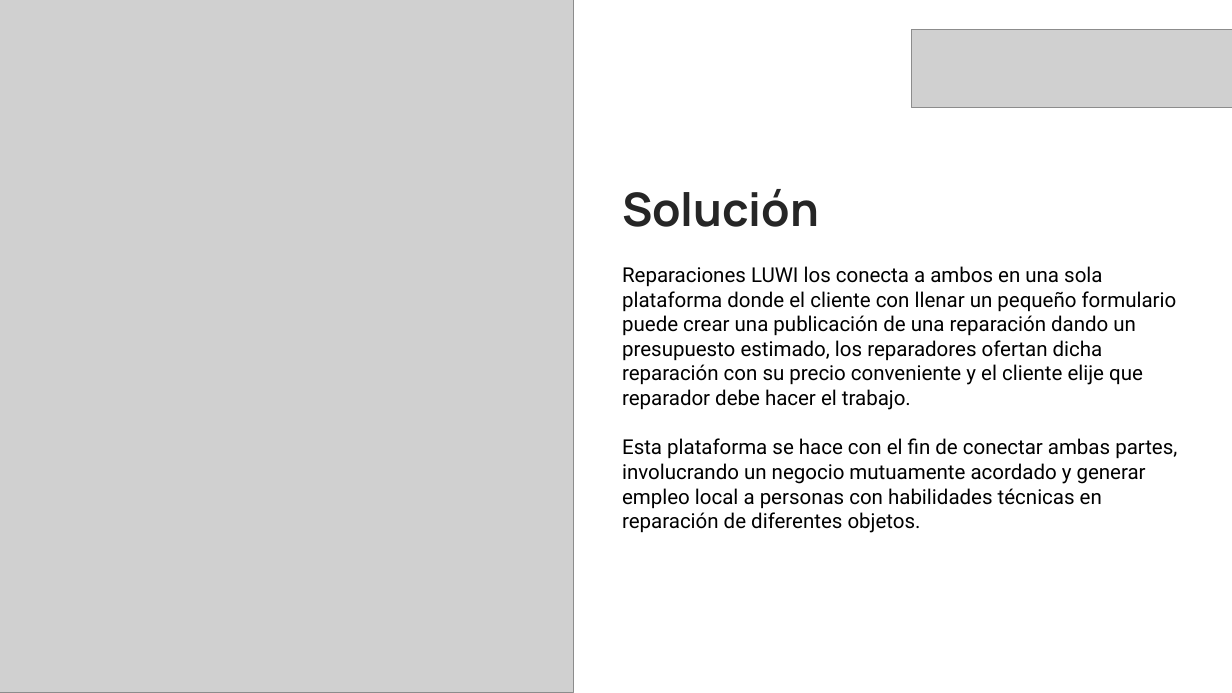
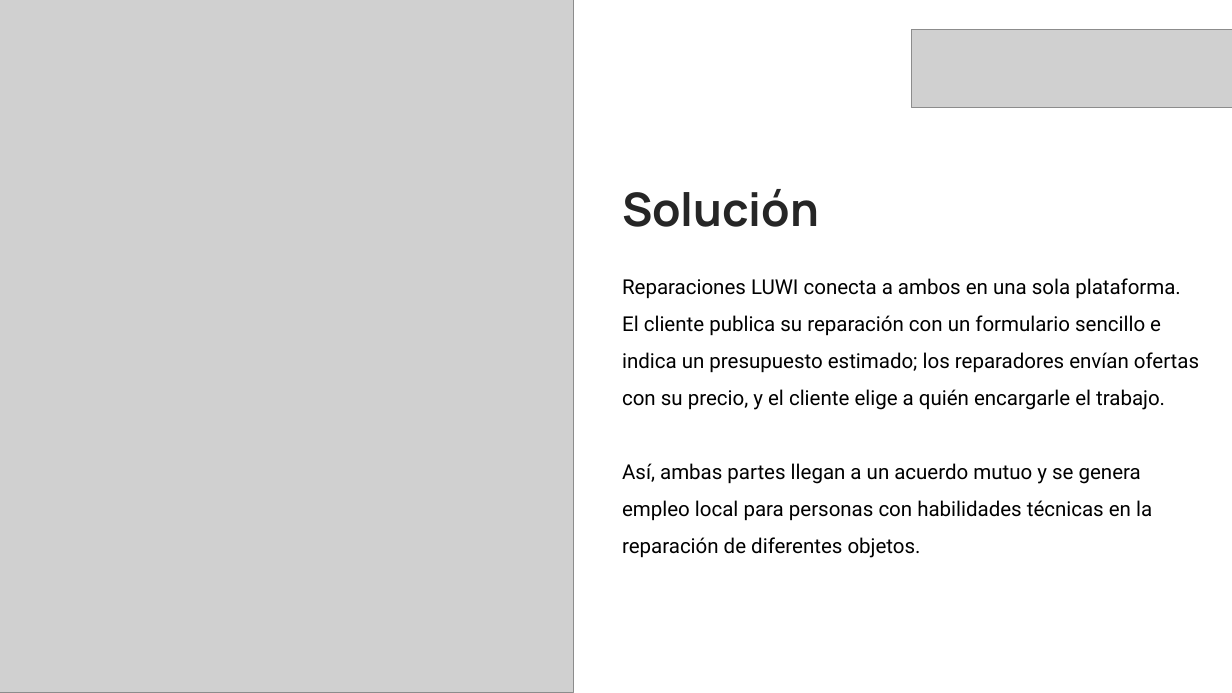
Before and after one commit to wilda1308/LuWi_Reparaciones, a slide deck: slide 4 of docs/Presentación Reparaciones LUWI SIE 2026.pptx. Drawn at 1232x693 pixels with LibreOffice and Linux fonts; fonts in the diff are those of the drawing; grey boxes stand for pictures. Boxes give left, top, right and bottom in pixels: in the first picture for what was removed or moved away, otherwise in the second. Text is boxed around its words. In the diff, an @@ line names an element or a change of style, - is before the commit and + after.

```diff
--- a/docs/Presentación Reparaciones LUWI SIE 2026.pptx
+++ b/docs/Presentación Reparaciones LUWI SIE 2026.pptx
@@ text at (x1=622, y1=278, x2=1199, y2=558): text changed @@
-Reparaciones LUWI los conecta a ambos en una sola plataforma donde el cliente con llenar un pequeño formulario puede crear una publicación de una reparación dando un presupuesto estimado, los reparadores ofertan dicha reparación con su precio conveniente y el cliente elije que reparador debe hacer el trabajo.
-Esta plataforma se hace con el fin de conectar ambas partes, involucrando un negocio mutuamente acordado y generar empleo local a personas con habilidades técnicas en reparación de diferentes objetos.
+Reparaciones LUWI conecta a ambos en una sola plataforma. El cliente publica su reparación con un formulario sencillo e indica un presupuesto estimado; los reparadores envían ofertas con su precio, y el cliente elige a quién encargarle el trabajo.
+Así, ambas partes llegan a un acuerdo mutuo y se genera empleo local para personas con habilidades técnicas en la reparación de diferentes objetos.
```
Also in this commit, not shown: 4 other slides changed, 2 slides added, 2 slides removed, 1 other file.
